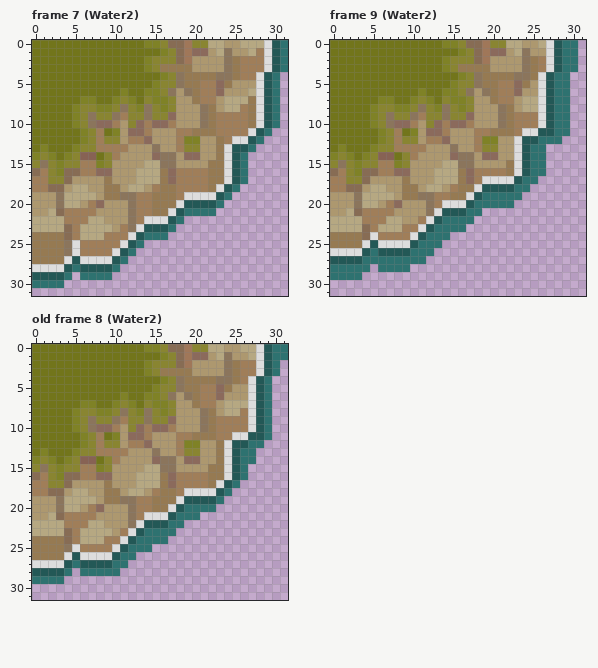
Two states of a pixel-art file, Sprites Feitos/Feitos/ase/TileMap/Water-TileMap-Animation.ase. That is the earlier state.
32x32 pixels, 34 frames. Shown: frame 7 (Water2), frame 9 (Water2), old frame 8 (Water2). The commit also changed other frames, which this record leaves out.
Now the later version:
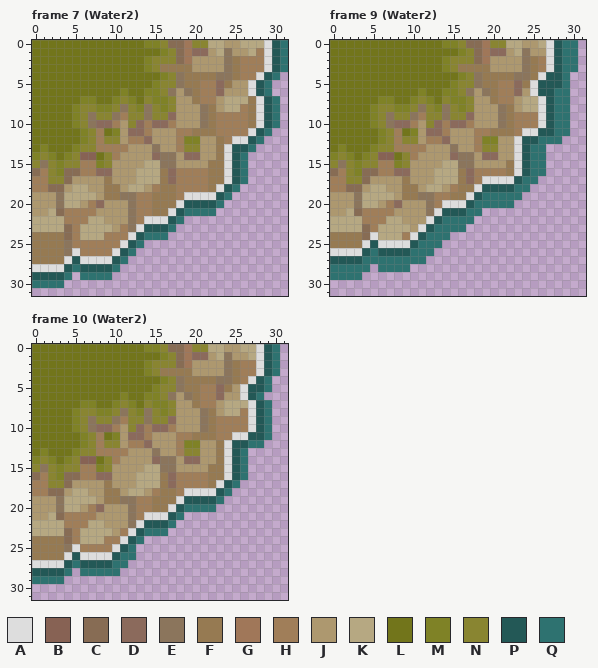
Palette (. is transparent): A #dddddd  B #876254  C #876c54  D #8b6a5c  E #8b755c  F #967a52  G #a07759  H #a07e59  J #ad986f  K #b6a882  L #72751b  M #7f8226  N #898531  P #235856  Q #2e7270
A new or re-ordered frame is compared with the old frame closest to it.
The exact change:
frames re-ordered
Frame 7 (Water2):
y 5: x 27..30 JAPQ -> APQ.
y 6: x 27..30 KAPQ -> APQ.
y 25: x 5 A -> H
Frame 9 (Water2):
y 4: x 28 Q -> P
y 5: x 25..26 JA -> AP; x 28 Q -> P
y 6: x 25..26 JA -> AP
y 22: x 11 H -> J
y 23: x 9..10 HH -> KJ
y 24: x 6..8 HHH -> KKK
Frame 10 (Water2) against old frame 8 (Water2):
y 0..1: x 31 Q -> .
y 5: x 26..27 JA -> AP
y 6: x 26..29 JAPQ -> APQ.
y 13..14: x 27 Q -> .
y 21: x 19..20 QQ -> ..
y 22: x 18 Q -> .
y 23: x 17 Q -> .
y 24: x 14..16 QQQ -> ...
y 25: x 13..14 QQ -> ..
Where, in picture pixels (left, top, right, bottom), the same in both pictures:
changed: (248, 80, 280, 96)
changed: (72, 240, 80, 248)
changed: (530, 72, 562, 96)
changed: (378, 216, 426, 240)
changed: (240, 344, 288, 400)
erased: (248, 448, 256, 464)
erased: (136, 512, 200, 552)
